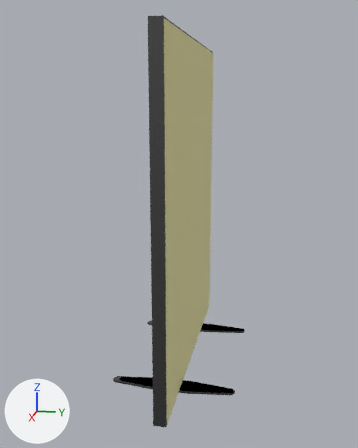
An edit to the glTF model models/backdrops/Moduluxe/Full Panel Half Height.glb, drawn before and after from the same camera.
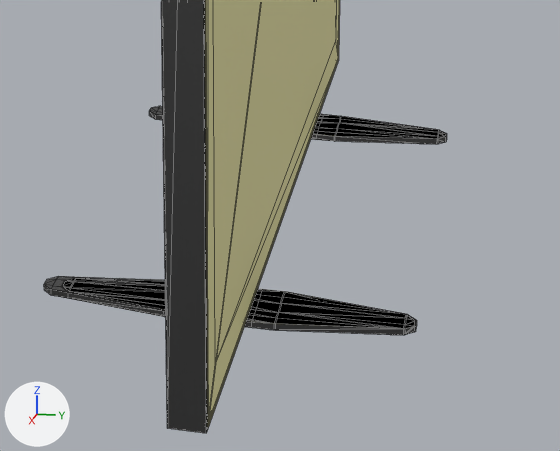
There are two pictures of each version: one whole from a 50 mm camera at (1.797, 0.322, 0.987) aimed at (0.019, -0.033, 0.543), one close up on the part from 28% to 79% of the width and 64% to 97% of the height. Lighting does not change. The marker at lower left points along +X, +Y and +Z. The first two pictures are the older version. The close-ups show mesh edges as thin lines. Where no turn or scale is listed for an object, it has been applied to the vertices. Vertices at exactly the same position are counted once.

In view in the first close-up: 'Standard 38 half-height', 'toggle_back_panel.003', 'toggle_feet_center.012', 'toggle_feet_edge.010'.
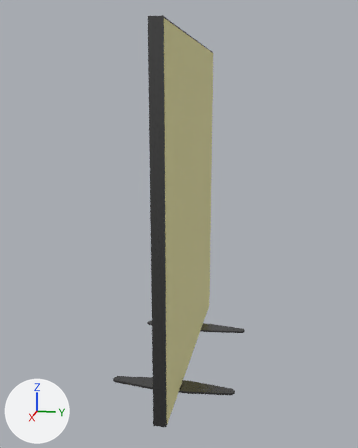
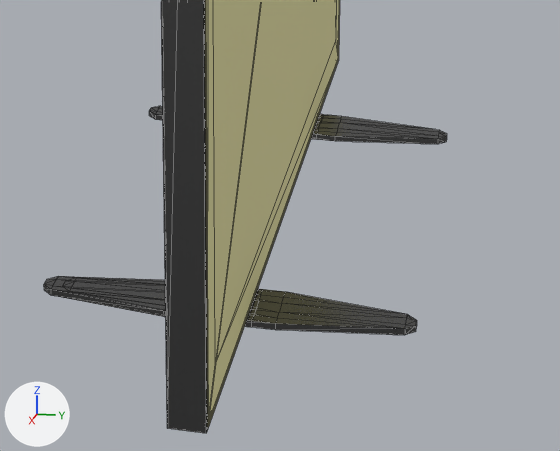
Commit message: Panel half height feet fix

Where the change shows, as pixel boxes [x1, y1, x2, y2] in the close-ups (560 x 451 px):
'Standard 38 half-height', reshaped
    before: [61, 0, 446, 433]
    after: [161, 0, 339, 433]
part 1 of me_plane_018, deleted
    before: [311, 114, 446, 144]
part 2 of me_plane_018, deleted
    before: [61, 278, 415, 335]
'toggle_feet_center.012', unchanged, uncovered by the edit
    both: [62, 114, 447, 335]

The change in detail:
me_plane_018 is used by ob_standard_38_half_height; location (0.001, -0.002, 0.0).
me_plane_018 had 192 vertices, 358 faces and spanned x -0.484..0.484, y -0.21..0.21, z 0.0..1.2.
me_plane_018 now has 96 vertices, 174 faces and spans x -0.484..0.484, y -0.02..0.021, z 0.009..1.2.
me_plane_018 part 1: the loose piece of 48 vertices spanning x -0.277..-0.21, y -0.21..0.21, z 0.0..0.008 is deleted.
me_plane_018 part 2: the loose piece of 48 vertices spanning x 0.21..0.277, y -0.21..0.21, z 0.0..0.008 is deleted.
